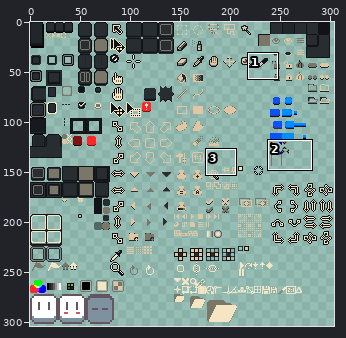
A sprite sheet gets an edit: sheet.png. The picture above shows the old version from afar; the outline marks the close-up.
Close-up. Before:
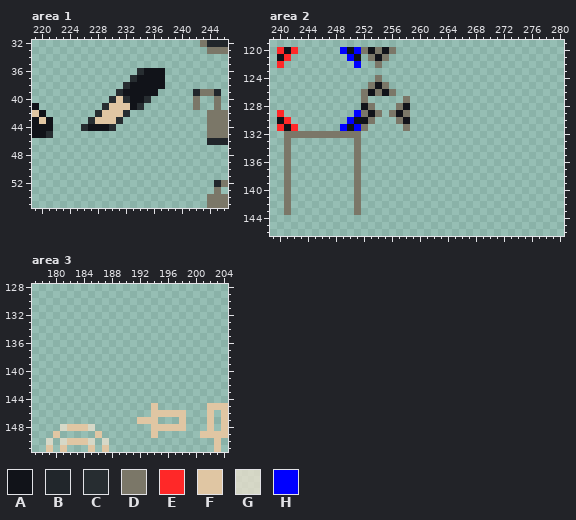
The file is 304x304 pixels. Colours within 5 levels of each other are drawn and written as one. Shown: area 1: x 219..246, y 32..55; area 2: x 239..280, y 119..146; area 3: x 177..204, y 128..151.
Palette (. is transparent): A #111319  B #21262b  C #272d31  D #7b7768  E #ff2828  F #e0c6a3  G #ebe1cdc0  H #0000ff
Pixels before, area 1, first column x 219:
32 ........................DBBB
33 .........................DDD
34 ............................
35 ............................
36 ...............CAAA.........
37 ..............CAAAA.........
38 .............CAAAAA.........
39 ............CAAAAA.....BDDB.
40 ...........CFCAAC......D..D.
41 A.........CFFFAC.......D..D.
42 FA.......CFFFC...........DDD
43 AFA.....CFFFC............DDD
44 AAA....CAAAC.............DDD
45 AAC......................DDD
46 .........................BBB
47 ............................
48 ............................
49 ............................
50 ............................
51 ............................
52 ..........................BD
53 ..........................D.
54 .........................DDD
55 .........................DDD
Pixels before, area 2, first column x 240:
120 EAE......HAHDADAD..
121 AE........HA.DAD...
122 E..........H..D....
123 ...................
124 ..............D....
125 .............DAD...
126 ............DADAD..
127 ............D.....D
128 ............AD...DA
129 E..........HDAD.DAD
130 AE........HAAD...DA
131 EAE......HAHD.....D
132 .DDDDDDDDDDD.......
133 .D.........D.......
134 .D.........D.......
135 .D.........D.......
136 .D.........D.......
137 .D.........D.......
138 .D.........D.......
139 .D.........D.......
140 .D.........D.......
141 .D.........D.......
142 .D.........D.......
143 .D.........D.......
Pixels before, area 3, first column x 179:
145 ...............F.......FFF
146 ...............FFFFF...F.F
147 .............FFF...F...F.F
148 ..GFFFG........FFFFF...F.F
149 .F.....F.......F......FFFF
150 G.GFFFG.G...............F.
151 F.F...F.F...............F.
New version:
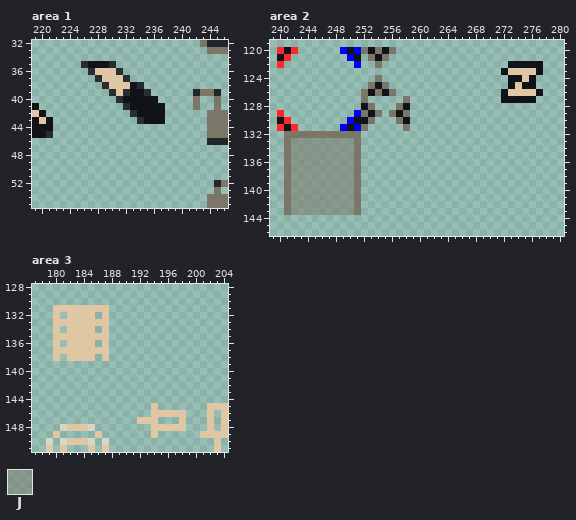
Colours new in this view: J #7b776880
Changes in this commit:
Area 1:
The edit adds colour A in row 35 at x 227 to 229; in row 40 at x 236; in row 41 at x 235 to 237; in row 42 at x 234 to 237; in row 43 at x 235 to 237.
Colour C gives way to colour A in row 40 at x 232 and 235; in row 41 at x 234.
The edit adds colour C in row 35 at x 226 and 230; in row 36 at x 227 and 231; in row 37 at x 228 and 232; in row 38 at x 229; in row 39 at x 230; in row 42 at x 233.
The edit adds colour C in row 43 at x 234.
Colour A gives way to colour C in row 38 at x 234; in row 39 at x 232 and 235.
Colour F gives way to colour C in row 40 at x 231; in row 41 at x 232.
The edit adds colour F in row 36 at x 228 to 230; in row 37 at x 229 to 231; in row 38 at x 230 to 231.
Colour C gives way to colour F in row 38 at x 232; in row 39 at x 231.
The author cleared colour A in row 36 at x 235 to 237; in row 37 at x 234 to 237; in row 38 at x 235 to 237; in row 39 at x 236; in row 44 at x 227 to 229.
The author cleared colour C in row 36 at x 234; in row 37 at x 233; in row 40 at x 230; in row 41 at x 229; in row 42 at x 228 and 232; in row 43 at x 227 and 231.
The author cleared colour C in row 44 at x 226 and 230.
The author cleared colour F in row 41 at x 230 to 231; in row 42 at x 229 to 231; in row 43 at x 228 to 230.
Area 2:
The edit adds colour A in row 122 at x 273 to 277; in row 123 at x 272 and 277; in row 124 at x 273 to 274 and 276; in row 125 at x 273 and 275 to 276; in row 126 at x 272 and 277; in row 127 at x 272 to 276.
The edit adds colour F in row 123 at x 273 to 276; in row 124 at x 275; in row 125 at x 274; in row 126 at x 273 to 276.
The edit adds colour J in rows 133 to 143 at x 242 to 250.
Area 3:
The edit adds colour F in row 131 at x 180 to 187; in row 132 at x 180, 182 to 185 and 187; in row 133 at x 180 to 187; in row 134 at x 180, 182 to 185 and 187; in row 135 at x 180 to 187; in row 136 at x 180, 182 to 185 and 187.
The edit adds colour F in row 137 at x 180 to 187; in row 138 at x 180, 182 to 185 and 187.
Pixel boxes of the changes (left, top, right, bottom) in both close-ups:
changed: (81, 61, 165, 131)
added: (501, 61, 543, 103)
added: (291, 138, 354, 215)
added: (53, 305, 109, 361)
